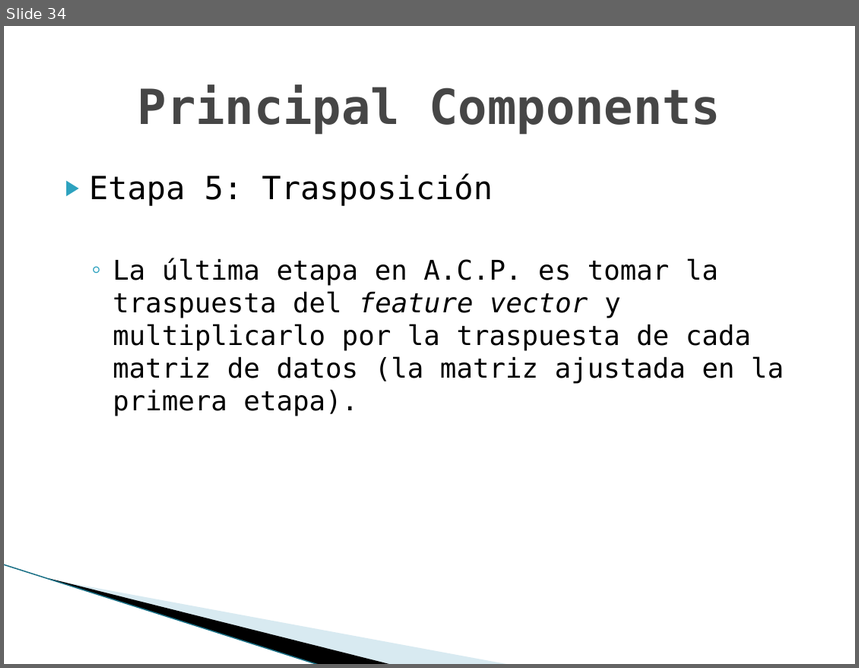
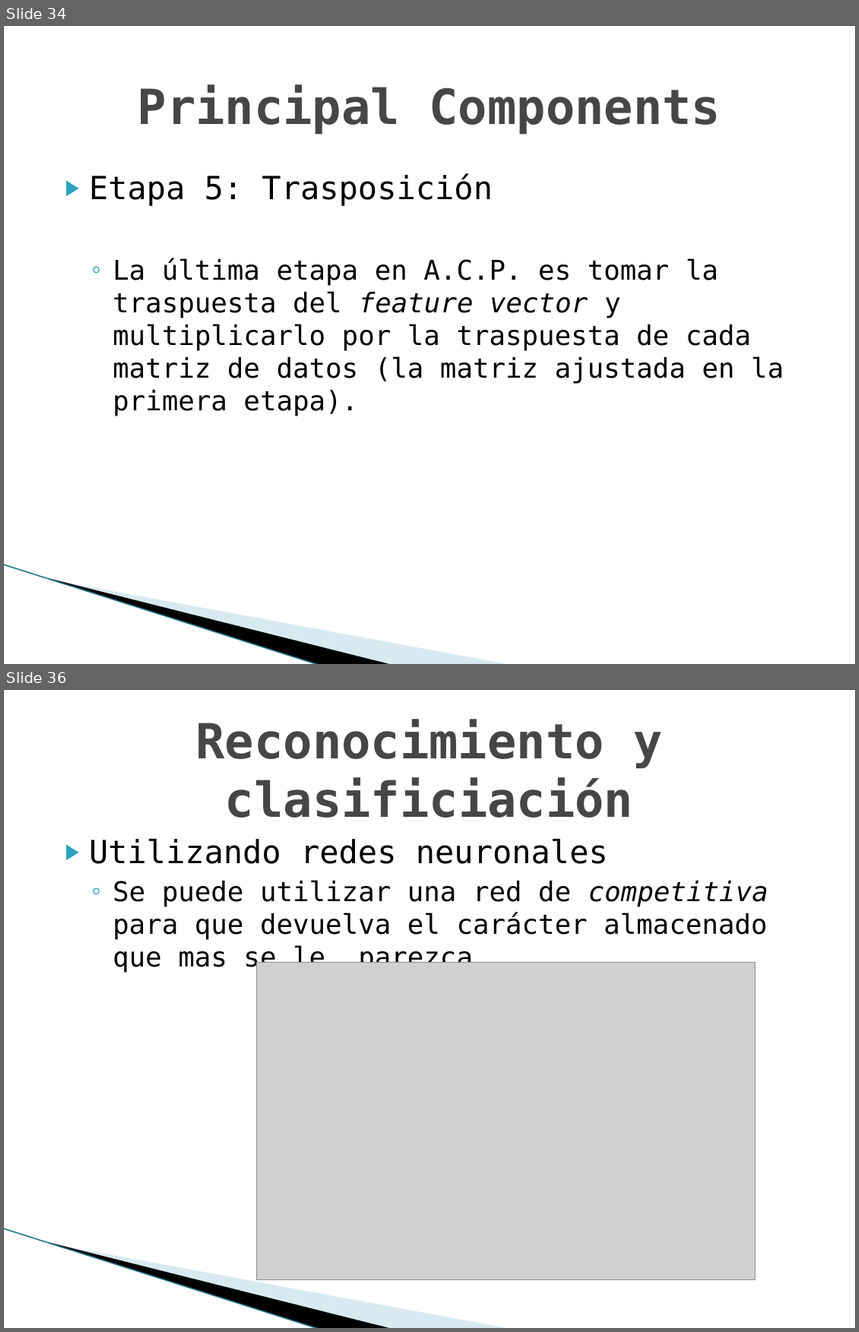
Before and after one commit to TechTinkerer42/TrabajosPracticos, a slide deck: doc/clase/presentacion.pptx. Shown one above the other, each under a label of ours: slide 34 before the commit, slides 34 and 36 after it; the slides between them are not shown. The pictures are 859x668 and 859x1332 pixels, drawn with LibreOffice and Linux fonts; fonts in the diff are those of the drawing; grey boxes stand for pictures; background and template pictures are left out. Boxes give left, top, right and bottom in pixels: in the first picture for what was removed or moved away, otherwise in the second. Text is boxed around its words. In the diff, an @@ line names an element or a change of style, - is before the commit and + after.

```diff
--- a/doc/clase/presentacion.pptx
+++ b/doc/clase/presentacion.pptx
@@ slide 36 added at bbox=[4, 690, 855, 1328], background #FFFFFF; not listed: 3 template elements that a slide beside it also shows @@
@@ title added at bbox=[196, 720, 662, 818], 41 pt, text #464646, bold @@
+Reconocimiento y clasificiación
@@ text added at bbox=[89, 839, 769, 973], 23 pt, text #000000 @@
+▶ Utilizando redes neuronales
+  ◦ Se puede utilizar una red de competitiva para que devuelva el carácter almacenado que mas se le parezca.
@@ picture added at bbox=[257, 962, 756, 1280] @@
```
Also in this commit, not shown: 3 slides changed, 11 other slides added, 1 slide removed, 5 other files.
